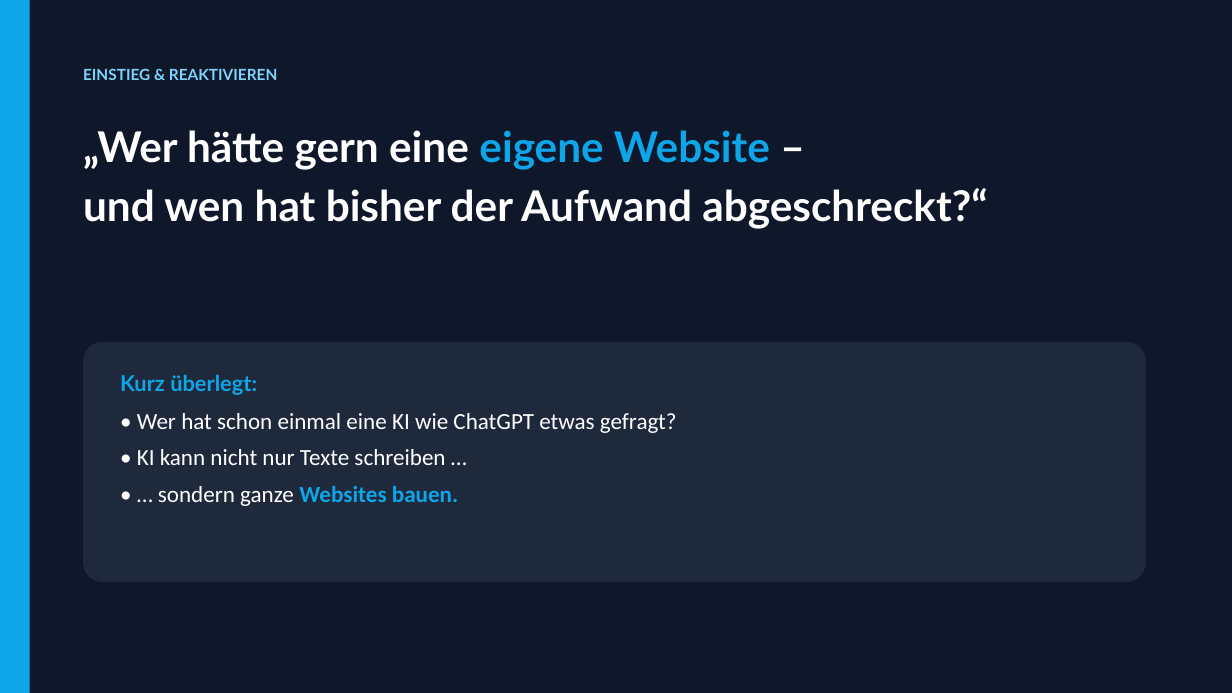
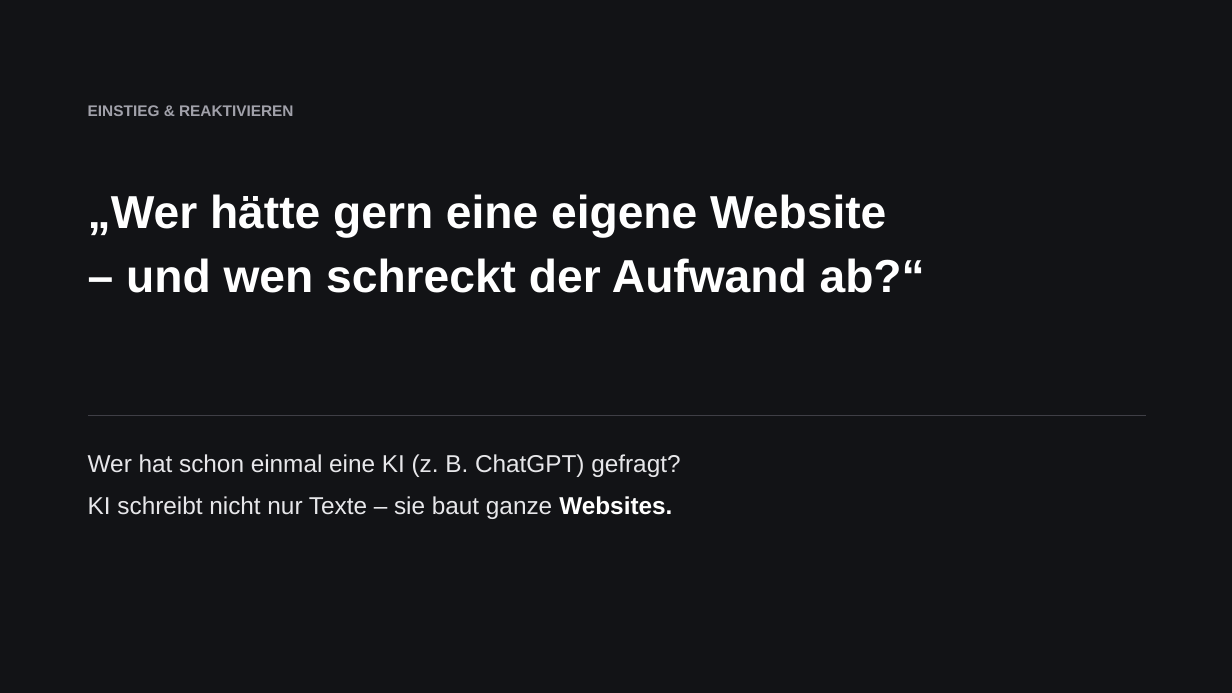
Before and after one commit to criseone/meine-website-ai-studio, a slide deck: slide 4 of unterlagen/slides.pptx. Drawn at 1232x693 pixels with LibreOffice and Linux fonts; fonts in the diff are those of the drawing. Boxes give left, top, right and bottom in pixels: in the first picture for what was removed or moved away, otherwise in the second. Text is boxed around its words. In the diff, an @@ line names an element or a change of style, - is before the commit and + after.

Commit message:
LZ1: zwei Bau-Beispiele (Website + App/Tool)

```diff
--- a/unterlagen/slides.pptx
+++ b/unterlagen/slides.pptx
@@ rectangle at (0, 0, 1232, 693): fill #0F172A to #121316 @@
@@ rectangle removed at (0, 0, 30, 693) @@
@@ text "EINSTIEG & REAKTIVIEREN": place and size @@
-text "EINSTIEG & REAKTIVIEREN" at (83, 68, 277, 80)
+text "EINSTIEG & REAKTIVIEREN" at (88, 105, 293, 116)
@@ text "EINSTIEG & REAKTIVIEREN" at (88, 105, 293, 116): font Lato to Arial, text colour #7DD3FC to #A1A1AA @@
@@ text at (88, 194, 925, 293): text changed; size 33 to 36 pt; font Lato to Arial @@
-„Wer hätte gern eine eigene Website –
-und wen hat bisher der Aufwand abgeschreckt?“
+„Wer hätte gern eine eigene Website
+– und wen schreckt der Aufwand ab?“
@@ rounded rectangle removed at (83, 342, 1146, 582) @@
@@ line added from (88, 416) to (1146, 416), #3F3F46 1 pt @@
@@ text at (88, 454, 680, 519): text changed; size 18 to 19 pt; font Calibri to Arial; text colour #FFFFFF to #E7E7EA @@
-Kurz überlegt:
-• Wer hat schon einmal eine KI wie ChatGPT etwas gefragt?
-• KI kann nicht nur Texte schreiben …
-• … sondern ganze Websites bauen.
+Wer hat schon einmal eine KI (z. B. ChatGPT) gefragt?
+KI schreibt nicht nur Texte – sie baut ganze Websites.
```
Also in this commit, not shown: 9 other slides changed, 10 other files.
